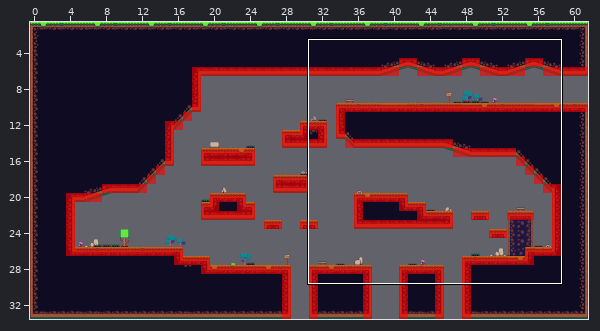
A Tiled map gets an edit: Output/Assets/maps/Mapa_PixelArt.tmx. The picture above shows the old version from afar; the outline marks the close-up.
Close-up. As it was:
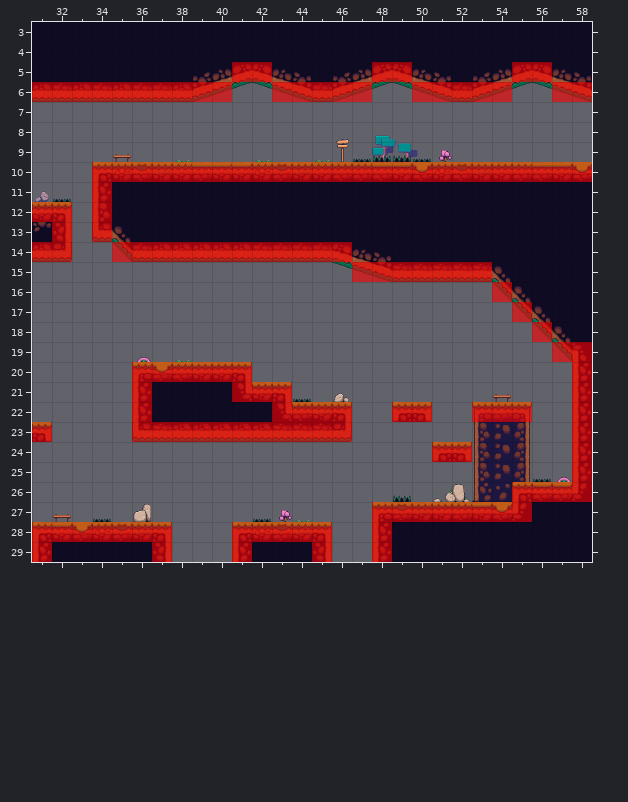
Cells are 48x48 px. Shown: x 31..58, y 3..29.
After the commit:
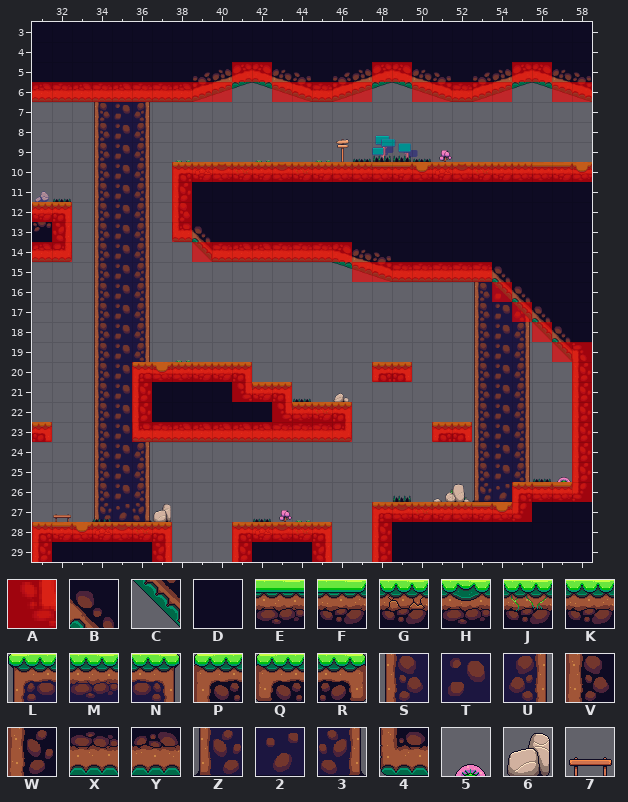
Key: from "Collisions": A 1; from "Nature_environment_02": B 3, C 25, D 62, E 66, F 67, G 69, H 70, J 71, K 72, L 85, M 86, N 87, P 92, Q 95, R 96, S 107, T 108, U 109, V 116, W 117, X 122, Y 123, Z 129, 2 130, 3 131, 4 137; from "Nature_props_02": 5 13, 6 30, 7 78.
_ is an empty cell.
See-through tiles are keyed as they look on the map.
Edits made:
Layer "Decoracion":
y 7..8: x 34..36 ___ -> STU
y 9: x 34..36 _7_ -> STU
y 10..15: x 34..36 ___ -> STU
y 16: x 34..36 ___ -> STU; x 53..54 __ -> ST
y 17..18: x 34..36 ___ -> STU; x 53..55 ___ -> STU
y 19: x 34..36 __5 -> STU; x 53..55 ___ -> STU
y 20: x 34..35 __ -> ST; x 48..49 __ -> QR; x 53..55 ___ -> STU
y 21: x 34..35 __ -> ST; x 53..55 _7_ -> STU
y 22: x 34..35 __ -> ST; x 53..55 LMN -> STU
y 23: x 34..35 __ -> ST
y 24..26: x 34..36 ___ -> STU
y 27: x 34..37 __6_ -> Z236
Layer "Tiles":
y 10: x 34..42 PGHJKEFFG -> ____PGHJK
y 11: x 34..38 WDDDD -> ____W
y 12: x 34..38 VDDDD -> ____V
y 13: x 34..39 4BDDDD -> ____4B
y 14: x 35..40 CXYYYY -> ____CX; x 42 X -> Y
y 22: x 49..50 QR -> __
y 23: x 51..52 __ -> QR
y 24: x 51..52 QR -> __
Layer "Collisions":
y 10: x 34..37 AAAA -> ____
y 11..13: x 34 A -> _; x 38 _ -> A
y 14: x 35..38 AAAA -> ____
y 20: x 48..49 __ -> AA
y 22: x 49..50 AA -> __; x 53..55 AAA -> ___
y 23: x 51..52 __ -> AA
y 24: x 51..52 AA -> __
Pixel boxes of the changes (left, top, right, bottom) in both close-ups:
changed: (92, 102, 272, 522)
changed: (372, 282, 532, 462)
